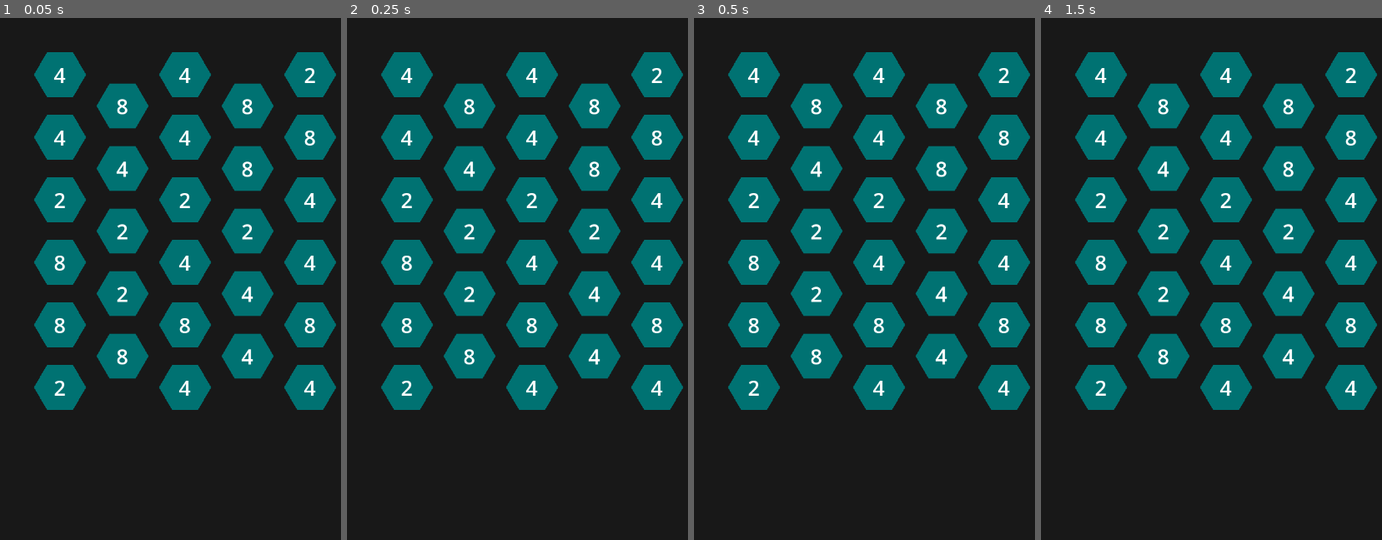
Above: before the commit, frames 1-4 (left to right).
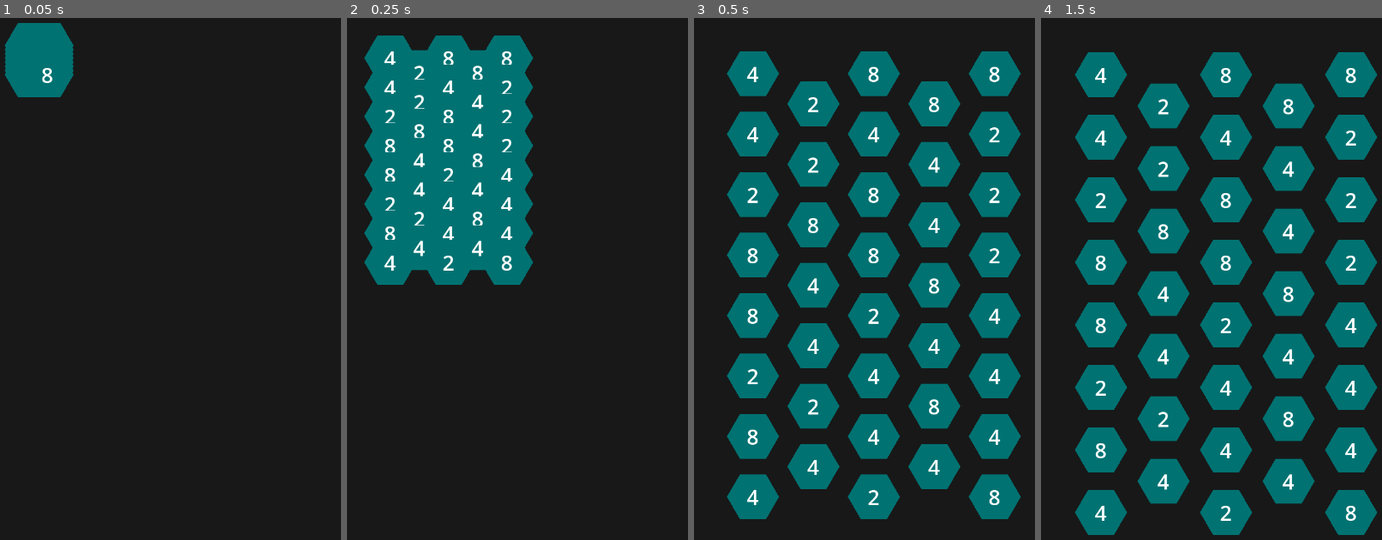
Above: after the commit, the same moments.

Repository: leighpauls/ttfe-
Game: Godot game, scene res://Game.tscn
The game is run twice, just before and just after one commit, with the same random seed, the same clock (stepped at 60 frames per second) and the same inputs.
Inputs (mouse positions are in pixels of both pictures, inside the frame that each line leads up to):
- Up to frame 1 (0.05 s): no input
- Up to frame 2 (0.25 s): no input
- Up to frame 3 (0.5 s): no input
- Up to frame 4 (1.5 s): move the mouse to (1306, 310) at 0.52 s; click (1306, 310) at 0.67 s; tap Enter at 1.25 s; move the mouse to (1150, 378) at 1.27 s; click (1150, 378) at 1.42 s

The runs differ from the first frame. In frame 1, 29% of the frame differs, in the area x 1-99%, y 0-76%; in frame 2, 34%, in the area x 5-99%, y 3-76%; in frame 3, 26%; in frame 4, 11%.

Commit message:
Add brick animation

Diff:
--- a/Brick.gd
+++ b/Brick.gd
@@ -2,22 +2,49 @@
 extends Polygon2D
 
 const WIDTH = 5
-const HEIGHT = 6
+const HEIGHT = 8
 const SPACING = 120.0
 
 signal clicked(brick: Brick, mouse_position: Vector2)
 signal hovered(brick: Brick)
 
+const MOVEMENT_ANIMATION_DURATION = 0.5
+
 var brick_number: int
 
 var _line: Line
+var _label: Label
+var _animation_player: AnimationPlayer
+var _movement_animation_name: String
+var _movement_animation: Animation
+var _movement_animation_track: int
+
 var _grid_position: Vector2i
 
 func _ready():
 	_line = $Line
+	_label = $label
+	_animation_player = $AnimationPlayer
 
-func _process(delta):
-	$label.set_text(var_to_str(brick_number))
+	var animation_name = 'movement'
+	var library_name = 'dynamic'
+	_movement_animation_name = '%s/%s' % [library_name, animation_name]
+
+	_movement_animation = Animation.new()
+	_movement_animation.length = MOVEMENT_ANIMATION_DURATION
+	_movement_animation_track = _movement_animation.add_track(Animation.TYPE_VALUE)
+	_movement_animation.track_set_path(_movement_animation_track, str(get_path_to(self)) + ':position')
+
+	_movement_animation.track_insert_key(_movement_animation_track, 0.0, position)
+	_movement_animation.track_insert_key(
+		_movement_animation_track, MOVEMENT_ANIMATION_DURATION, Vector2(300, 300))
+
+	var lib = AnimationLibrary.new()
+	lib.add_animation(animation_name, _movement_animation)
+	_animation_player.add_animation_library(library_name, lib)
+
+func _process(_delta):
+	_label.set_text(var_to_str(brick_number))
 
 func _unhandled_input(event):
 	if event is InputEventMouseButton:
@@ -36,13 +63,26 @@
 
 func set_grid_position(grid_position: Vector2i):
 	_grid_position = grid_position
+	_start_animation()
+
+
+func _start_animation():
+	if _animation_player == null:
+		print('skipping animation')
+		return
 	var y_offset
-	if grid_position.x % 2 == 0:
+	if _grid_position.x % 2 == 0:
 		y_offset = Vector2.ZERO
 	else:
 		y_offset = Vector2(0, SPACING / 2)
+	var new_position = Vector2(SPACING/2, SPACING/2) + SPACING * _grid_position + y_offset
 
-	set_position(Vector2(SPACING/2, SPACING/2) + SPACING * _grid_position + y_offset)
+	print('animating to %s' % new_position)
+	_animation_player.stop()
+	_movement_animation.track_set_key_value(_movement_animation_track, 0, position)
+	_movement_animation.track_set_key_value(_movement_animation_track, 1, new_position)
+	_animation_player.play(_movement_animation_name)
+
 
 func draw_line_target(target_position: Vector2):
 	_line.set_visible(true)
--- a/Brick.tscn
+++ b/Brick.tscn
@@ -27,3 +27,5 @@
 label_settings = SubResource("LabelSettings_pw6qh")
 horizontal_alignment = 1
 vertical_alignment = 1
+
+[node name="AnimationPlayer" type="AnimationPlayer" parent="."]
--- a/Game.gd
+++ b/Game.gd
@@ -5,7 +5,6 @@
 var rng = RandomNumberGenerator.new()
 
 var selected_bricks: Array[Brick] = []
-
 var grid: Dictionary = {} # Vector2i to Brick
 
 # Called when the node enters the scene tree for the first time.
@@ -17,13 +16,14 @@
 			var grid_position = Vector2i(x, y)
 			var new_brick: Brick = brick_scene.instantiate()
 
-			new_brick.set_grid_position(grid_position)
 			new_brick.brick_number = int(pow(2, rng.randi_range(1, 3)))
 
 			new_brick.clicked.connect(_on_brick_clicked)
 			new_brick.hovered.connect(_on_brick_hovered)
 
 			$Background.add_child(new_brick)
+
+			new_brick.set_grid_position(grid_position)
 
 func _on_brick_clicked(brick: Brick, mouse_position: Vector2):
 	selected_bricks = [brick]
